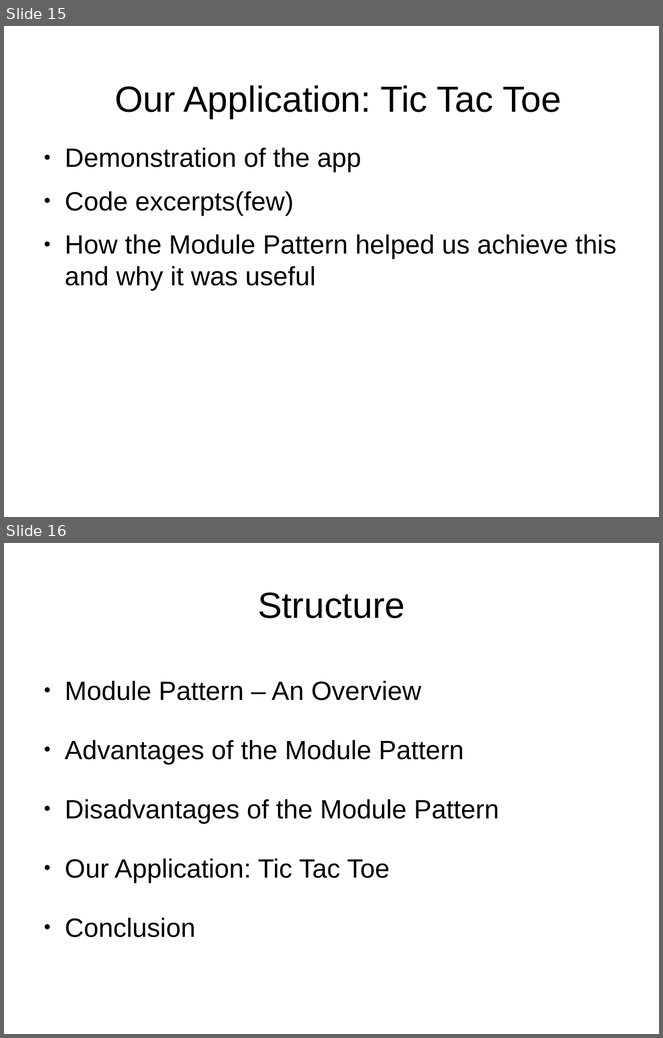
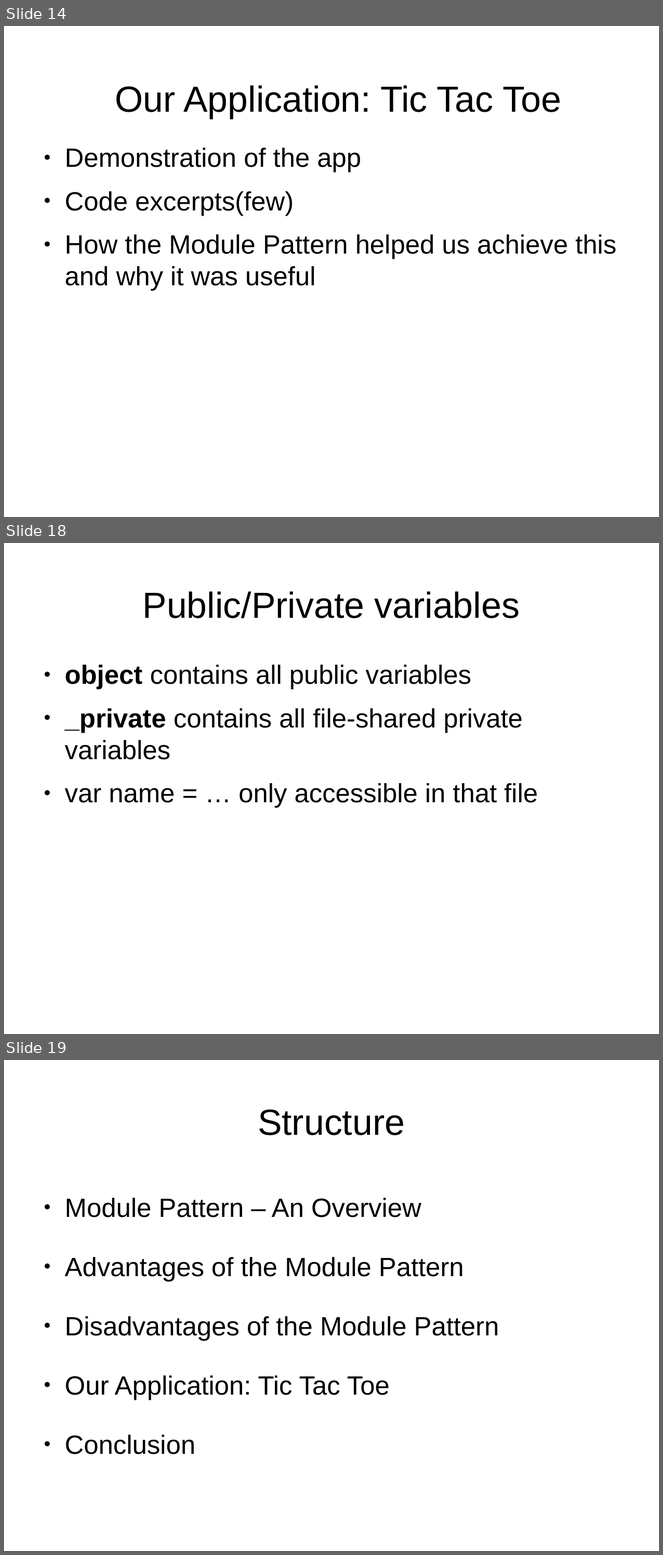
Before and after one commit to sattler/javascript-seminar-2015, a slide deck: presentation/Presentation.odp. Shown one above the other, each under a label of ours: slides 15 and 16 before the commit, slides 14, 18 and 19 after it; the slides between them are not shown. The pictures are 663x1038 and 663x1555 pixels, drawn with LibreOffice and Linux fonts; fonts in the diff are those of the drawing. Boxes give left, top, right and bottom in pixels: in the first picture for what was removed or moved away, otherwise in the second. Text is boxed around its words. In the diff, an @@ line names an element or a change of style, - is before the commit and + after.

```diff
--- a/presentation/Presentation.odp
+++ b/presentation/Presentation.odp
@@ slide 18 added at (x1=4, y1=543, x2=659, y2=1034), background #FFFFFF @@
@@ title added at (x1=143, y1=591, x2=520, y2=618), 44 pt, text #000000 @@
+Public/Private variables
@@ text added at (x1=65, y1=665, x2=538, y2=808), 32 pt, text #000000 @@
+● object contains all public variables
+● _private contains all file-shared private variables
+● var name = … only accessible in that file
@@ what was slide 15 is now slide 14 @@
@@ what was slide 16 is now slide 19 @@
```
Also in this commit, not shown: 3 slides changed, 4 other slides added, 2 slides removed, 1 other file.
